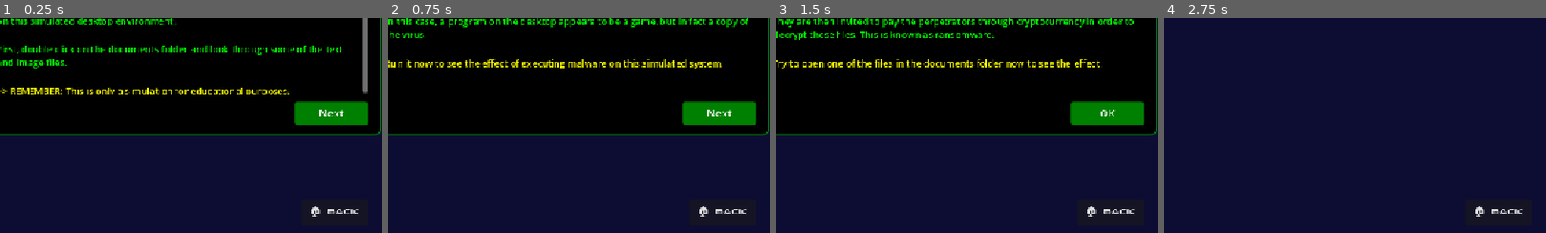
Above: before the commit, frames 1-4 (left to right).
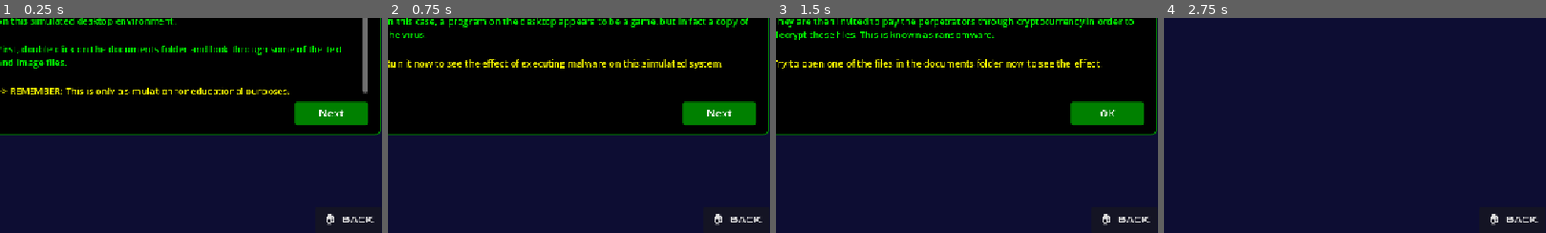
Above: after the commit, the same moments.

Repository: muckfaru/capstone2
Game: Godot game, scene res://scene/ranso_simulation.tscn
Same seed, same stepped clock (60 frames per second), same inputs: the game is played once before the commit and once after it. This scene is started directly instead of the project's main scene. Video files are missing from this copy of the repository; at most half a second of black plays in their place.
Inputs:
- Up to frame 1 (0.25 s): no input
- Up to frame 2 (0.75 s): click "Next" at 0.5 s
- Up to frame 3 (1.5 s): click "Next" at 1.25 s
- Up to frame 4 (2.75 s): click "OK" at 2 s
The pictures show only the part of the screen within x 50-100%, y 50-100%; the shares and areas given below are measured in that part.

The runs differ from the first frame. In frame 1, 0.4% of the frame differs, in the area x 81-98%, y 87-97%; in frame 2, 0.4%; in frame 3, 0.4%; in frame 4, 0.4%.

Commit message:
merge issue

Diff:
--- a/scene/ranso_simulation.gd
+++ b/scene/ranso_simulation.gd
@@ -1247,6 +1247,5 @@
 
 
 
-
 func _on_back_button_pressed() -> void:
 	get_tree().change_scene_to_file("res://scene/mode_selection.tscn")
--- a/scene/ranso_simulation.tscn
+++ b/scene/ranso_simulation.tscn
@@ -16,10 +16,10 @@
 anchors_preset = 1
 anchor_left = 1.0
 anchor_right = 1.0
-offset_left = -123.0
-offset_top = 596.0
-offset_right = -23.0
-offset_bottom = 636.0
+offset_left = -101.0
+offset_top = 608.0
+offset_right = -1.0
+offset_bottom = 648.0
 grow_horizontal = 0
 theme_override_fonts/font = ExtResource("2_3dnim")
 theme_override_font_sizes/font_size = 16
--- a/scene/tutorial_advance.tscn
+++ b/scene/tutorial_advance.tscn
@@ -557,9 +557,9 @@
 anchors_preset = 1
 anchor_left = 1.0
 anchor_right = 1.0
-offset_left = -111.0
+offset_left = -110.0
 offset_top = 85.0
-offset_right = -11.0
+offset_right = -10.0
 offset_bottom = 125.0
 grow_horizontal = 0
 theme_override_fonts/font = ExtResource("4_r78rq")
Not shown: 1 places in scene/ranso_simulation.tscn that only renumber resources
